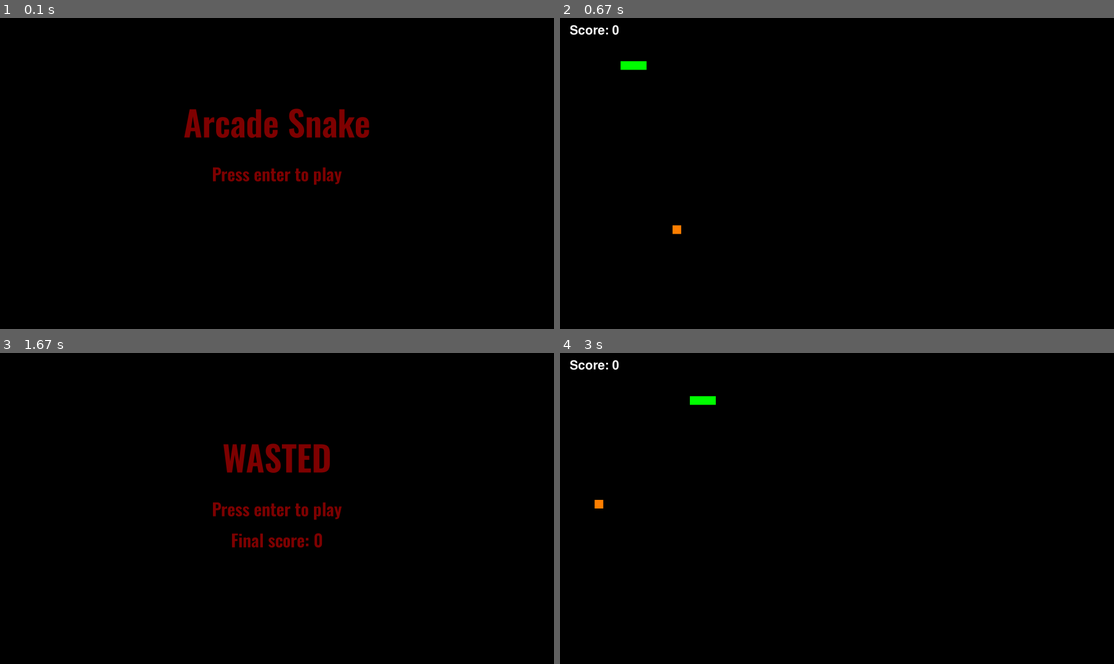
Above: before the commit, frames 1-4 (two rows, left to right).
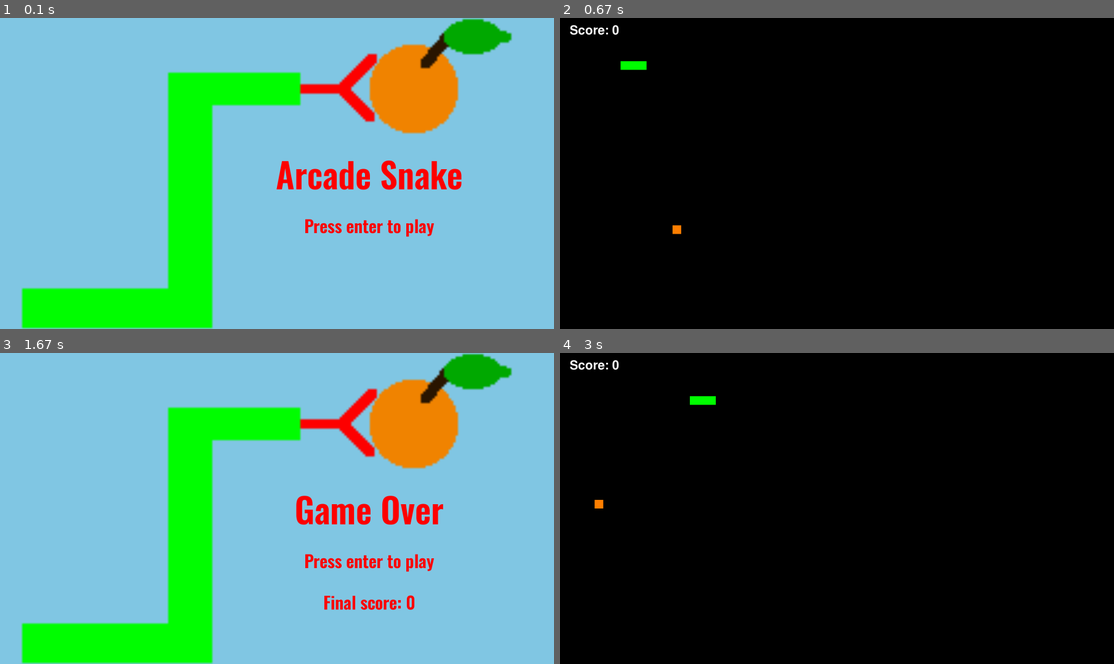
Above: after the commit, the same moments.

Repository: hutgib2/games_site
Game: pygame game, started from games/snake/src/main.py
Same seed, same stepped clock (60 frames per second), same inputs: the game is played once before the commit and once after it.
Inputs:
- Up to frame 1 (0.1 s): no input
- Up to frame 2 (0.67 s): tap Enter at 0.33 s
- Up to frame 3 (1.67 s): hold W 1.17-1.63 s
- Up to frame 4 (3 s): tap Enter at 2.17 s

The runs differ from the first frame. In frame 1, 100% of the frame differs, in the area x 0-100%, y 0-100%; in frame 2, nothing differs; in frame 3, 100%; in frame 4, nothing differs.

Commit message:
added proper title screen to snake

Diff:
--- a/games/snake/src/game/snake.py
+++ b/games/snake/src/game/snake.py
@@ -5,15 +5,25 @@
 from game.textSprite import TextSprite
 from utils.async_clock import AsyncClock
 
+# powerup ideas:
+# 1. snake shrinker
+# 2. bounce off walls
+# 3. instant turnaround
+# 4. invincibility
+# 5. food magnet
+
 class Snake():
     def __init__(self):
         self.clock= AsyncClock(fps=16)
         self.score = None
         self.menu_sprites = pygame.sprite.Group()
         self.game_over_sprites = pygame.sprite.Group()
-        TextSprite('Arcade Snake', (WINDOW_WIDTH / 2, WINDOW_HEIGHT / 3), (128, 0, 0), WINDOW_WIDTH / 16, self.menu_sprites)
-        TextSprite('Press enter to play', (WINDOW_WIDTH / 2, WINDOW_HEIGHT / 2), (128, 0, 0), WINDOW_WIDTH / 32, (self.menu_sprites, self.game_over_sprites))
-        TextSprite('WASTED', (WINDOW_WIDTH / 2, WINDOW_HEIGHT / 3), (128, 0, 0), WINDOW_WIDTH / 16, self.game_over_sprites)
+        self.text_color = (255, 0, 0)
+        TextSprite('Arcade Snake', (WINDOW_WIDTH / 1.5, WINDOW_HEIGHT / 2), self.text_color, WINDOW_WIDTH / 16, self.menu_sprites)
+        TextSprite('Press enter to play', (WINDOW_WIDTH / 1.5, WINDOW_HEIGHT / 1.5), self.text_color, WINDOW_WIDTH / 32, (self.menu_sprites, self.game_over_sprites))
+        TextSprite('Game Over', (WINDOW_WIDTH / 1.5, WINDOW_HEIGHT / 2), self.text_color, WINDOW_WIDTH / 16, self.game_over_sprites)
+        self.bg_image = pygame.image.load('assets/images/snake.png')
+        self.bg_image = pygame.transform.smoothscale(self.bg_image, (WINDOW_WIDTH, WINDOW_HEIGHT))
 
     def draw_text(self,text, color, x, y):
         img = FONT.render(text, True, color)
@@ -30,7 +40,8 @@
                 if event.type == pygame.KEYDOWN and event.key == pygame.K_RETURN:
                     await self.run()
 
-            screen.fill((0,0,0))
+            # screen.fill((0,0,0))
+            screen.blit(self.bg_image)
 
             if self.score != None:
                 self.game_over_sprites.update()
@@ -88,4 +99,4 @@
             self.score = len(snake) - 3
             self.draw_text(f'Score: {self.score}', (255, 255, 255), WINDOW_WIDTH / 16, WINDOW_HEIGHT / 24)
             pygame.display.update()
-        self.score_text = TextSprite(f'Final score: {self.score}', (WINDOW_WIDTH / 2, WINDOW_HEIGHT / 10 + WINDOW_HEIGHT / 2), (128, 0, 0), WINDOW_WIDTH / 32, ())
+        self.score_text = TextSprite(f'Final score: {self.score}', (WINDOW_WIDTH / 1.5, WINDOW_HEIGHT / 1.25), self.text_color, WINDOW_WIDTH / 32, ())
Binary file added: games/roguelike/src/assets/images/Roguelike.png
Binary file added: games/snake/src/assets/images/snake.png
